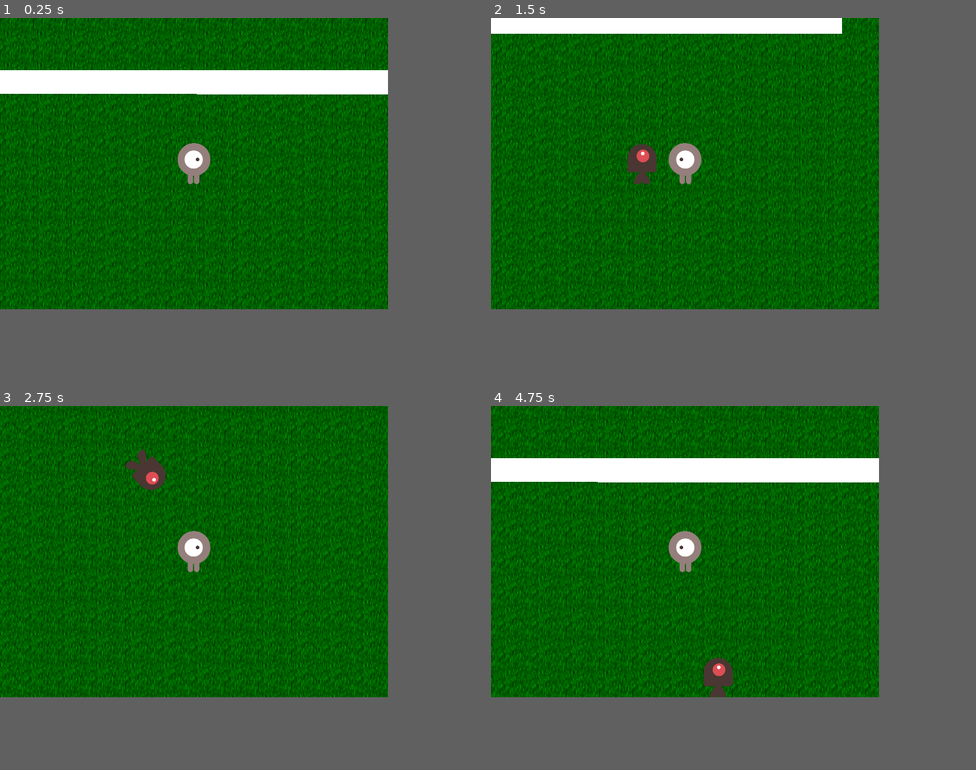
Above: before the commit, frames 1-4 (two rows, left to right).
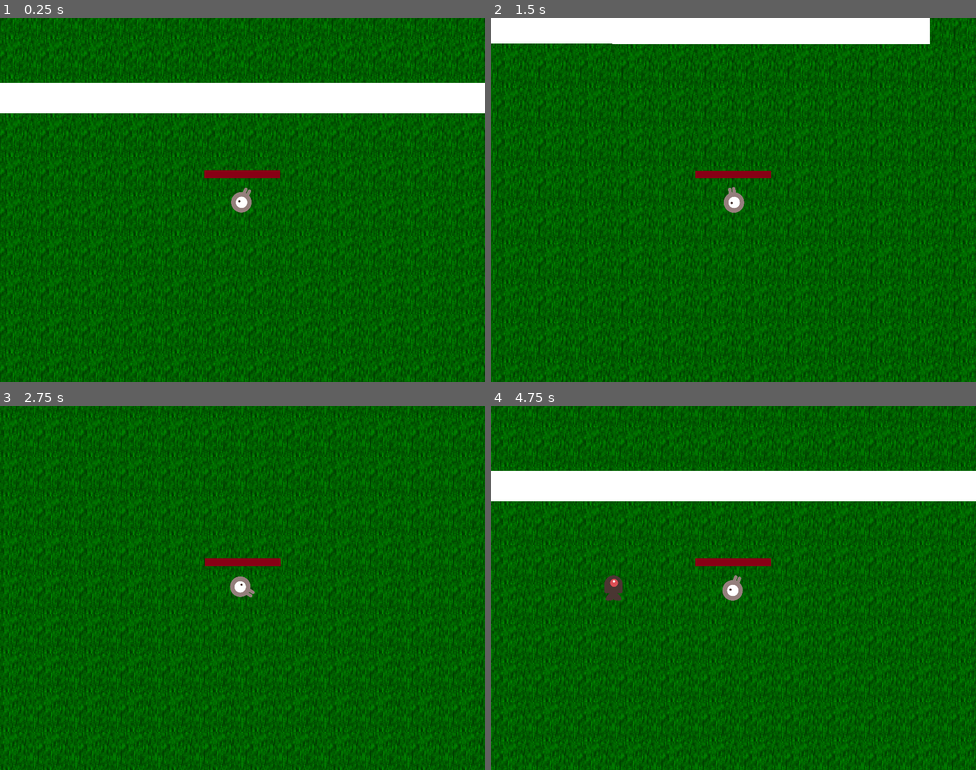
Above: after the commit, the same moments.

Repository: gunarp/psw-game-jam
Game: Godot game, scene res://scenes/maps/main.tscn
Two runs of this game, one before a commit and one after it. Both use one fixed random seed, a clock stepped at 60 frames per second and the inputs below.
Inputs (mouse positions are in pixels of both pictures, inside the frame that each line leads up to):
- Up to frame 1 (0.25 s): no input
- Up to frame 2 (1.5 s): tap Enter at 0.5 s; move the mouse to (772, 149) at 0.52 s; hold D (move_right) 0.53-1.28 s; move the mouse to (607, 178) at 1.27 s; hold S (move_down) from 1.28 s (still down)
- Up to frame 3 (2.75 s): move the mouse to (232, 486) at 2.02 s; release S (move_down) at 2.03 s; hold D (move_right) from 2.03 s (still down)
- Up to frame 4 (4.75 s): move the mouse to (665, 609) at 2.77 s; release D (move_right) at 2.78 s; hold W (move_up) 2.78-3.53 s; move the mouse to (801, 595) at 3.52 s; hold A (move_left) from 3.53 s (still down); move the mouse to (568, 507) at 4.27 s
The window is 640x480 before the commit and 800x600 after it. Grey fills any space a smaller window leaves; there, only what the larger window draws over its background counts as a difference.

The runs differ from the first frame. In frame 1, 31% of the frame differs, in the area x 0-100%, y 0-100%; in frame 2, 27%; in frame 3, 26%; in frame 4, 32%.

Commit message:
add health bar

Diff:
--- a/project.godot
+++ b/project.godot
@@ -19,7 +19,15 @@
 
 window/size/viewport_width=640
 window/size/viewport_height=480
+window/size/window_width_override=1280
+window/size/window_height_override=960
 window/stretch/mode="canvas_items"
+
+[file_customization]
+
+folder_colors={
+"res://resource/": "yellow"
+}
 
 [input]
 
--- a/scenes/enemies/enemy_mob.gd
+++ b/scenes/enemies/enemy_mob.gd
@@ -1,4 +1,9 @@
 extends RigidBody2D
+
+func custom_apply_scale(scale_mod: Vector2) -> void:
+	self.apply_scale(scale_mod)
+	$AnimatedSprite2D.apply_scale(scale_mod)
+	$CollisionShape2D.apply_scale(scale_mod)
 
 func _ready() -> void:
 	$AnimatedSprite2D.play()
--- a/scenes/maps/main.tscn
+++ b/scenes/maps/main.tscn
@@ -1,9 +1,10 @@
-[gd_scene load_steps=6 format=3 uid="uid://ct7vpkc07hvkt"]
+[gd_scene load_steps=7 format=3 uid="uid://ct7vpkc07hvkt"]
 
 [ext_resource type="Script" path="res://scenes/maps/main.gd" id="1_e7vnp"]
 [ext_resource type="PackedScene" uid="uid://o8hpxmhcss7m" path="res://scenes/player/player.tscn" id="3_lx56x"]
 [ext_resource type="Texture2D" uid="uid://c83e66cftrsgm" path="res://resource/crawl-tiles/dc-dngn/floor/grass/grass0.png" id="3_v2m08"]
 [ext_resource type="PackedScene" uid="uid://ckir6u1c1v46w" path="res://scenes/utils/MobSpawner.tscn" id="4_giy5d"]
+[ext_resource type="PackedScene" uid="uid://xohjhgf0dntr" path="res://scenes/enemies/enemy_mob.tscn" id="5_j7u6l"]
 
 [sub_resource type="RectangleShape2D" id="RectangleShape2D_gdno6"]
 size = Vector2(1259.5, 38)
@@ -21,8 +22,10 @@
 region_rect = Rect2(-2192, -1496, 4272, 3456)
 
 [node name="Camera2D" type="Camera2D" parent="."]
+scale = Vector2(0.5, 0.5)
 
 [node name="Player" parent="." instance=ExtResource("3_lx56x")]
+scale = Vector2(0.5, 0.5)
 
 [node name="RemoteTransform2D" type="RemoteTransform2D" parent="Player"]
 remote_path = NodePath("../../Camera2D")
@@ -44,3 +47,5 @@
 
 [node name="MobSpawner" parent="." instance=ExtResource("4_giy5d")]
 spawn_timeout = 1
+mob_to_spawn = ExtResource("5_j7u6l")
+mob_scale = Vector2(0.5, 0.5)
--- a/scenes/player/player.gd
+++ b/scenes/player/player.gd
@@ -1,27 +1,45 @@
 extends CharacterBody2D
-
-# TODO: Health bar
-@export var health: int = 100
 
 # TODO: make speed change with items
 var speed: int = 500
 
-var screen_size
+# !! This only works with the capsule shape currently used as a placeholder !!
+@onready var health_bar_offset: Vector2 = Vector2($Parameters/Health/HealthBar.max_value / 2, $HurtBox.shape.height / 2) + Vector2(0, 5)
 
-func _get_input():
-	# TODO: use joy_connection_changed event to add controller support
-	velocity = Input.get_vector("move_left", "move_right", "move_up", "move_down") * speed
+func _ready():
+	# Initialize Parameters
+	$Parameters/Health.health = 100
 
-func _physics_process(delta: float) -> void:
-	_get_input()
+func _physics_process(_delta: float) -> void:
+	move_and_slide()
 
-	if velocity.length() > 0:
+func _process(_delta: float) -> void:
+	# TODO: implement dynamic speed system
+	velocity = _get_movement_input() * speed
+	var direction = _get_direction_input()
+	rotation = direction.angle()
+
+	# TODO: use direction for aiming reticle rendering / functionality
+	_render_character(direction)
+	pass
+
+#region Rendering helpers
+func _render_character(direction: Vector2):
+	if self.velocity.length() > 0:
 		$AnimatedSprite2D.play()
 	else:
 		$AnimatedSprite2D.stop()
+	#$AnimatedSprite2D.flip_h = direction.x < 0
 
-	# TODO: Add aiming reticle for directed projectiles
-	var mouse_pos_from_center = get_viewport().get_mouse_position() - (get_viewport_rect().size / 2)
-	$AnimatedSprite2D.flip_h = mouse_pos_from_center.x < 0
+	$Parameters/Health/HealthBar.set_position(position - health_bar_offset)
+#endregion
 
-	move_and_slide()
+#region Input Helpers
+func _get_movement_input() -> Vector2:
+	# TODO: use joy_connection_changed event to add controller support
+	return Input.get_vector("move_left", "move_right", "move_up", "move_down")
+
+func _get_direction_input():
+	# TODO: gamepad support
+	return get_viewport().get_mouse_position() - (get_viewport_rect().size / 2)
+#endregion
--- a/scenes/player/player.tscn
+++ b/scenes/player/player.tscn
@@ -1,9 +1,11 @@
-[gd_scene load_steps=6 format=3 uid="uid://o8hpxmhcss7m"]
+[gd_scene load_steps=8 format=3 uid="uid://o8hpxmhcss7m"]
 
 [ext_resource type="Script" path="res://scenes/player/player.gd" id="1_fx8g5"]
 [ext_resource type="Texture2D" uid="uid://ctob5sq1c05bo" path="res://resource/player/playerGrey_walk1.png" id="1_r3v2o"]
 [ext_resource type="Shape2D" uid="uid://bbymik5wl8fdm" path="res://scenes/player/player-shape.tres" id="2_f6gb7"]
 [ext_resource type="Texture2D" uid="uid://balemcxfdpxn3" path="res://resource/player/playerGrey_walk2.png" id="2_m56i7"]
+[ext_resource type="PackedScene" uid="uid://c7ho68p0rqxul" path="res://scenes/utils/entity_health.tscn" id="5_jfhqk"]
+[ext_resource type="PackedScene" uid="uid://doso4hrh01chk" path="res://scenes/ui/hud/HealthBar.tscn" id="6_mp63m"]
 
 [sub_resource type="SpriteFrames" id="SpriteFrames_ffi2t"]
 animations = [{
@@ -25,18 +27,31 @@
 motion_mode = 1
 script = ExtResource("1_fx8g5")
 
+[node name="Parameters" type="Node" parent="."]
+
+[node name="Health" parent="Parameters" instance=ExtResource("5_jfhqk")]
+
+[node name="HealthBar" parent="Parameters/Health" node_paths=PackedStringArray("health") instance=ExtResource("6_mp63m")]
+value = 100.0
+health = NodePath("..")
+metadata/_edit_use_anchors_ = true
+
+[node name="Speed-todo" type="Node" parent="Parameters"]
+
+[node name="Experience-todo" type="Node" parent="Parameters"]
+
 [node name="AttackTimer" type="Timer" parent="."]
 
-[node name="Overlap" type="Area2D" parent="."]
+[node name="Area2D" type="Area2D" parent="."]
 collision_layer = 2
 collision_mask = 61
 
-[node name="CollisionShape2D" type="CollisionShape2D" parent="Overlap"]
+[node name="HurtBox-Intersect" type="CollisionShape2D" parent="Area2D"]
 shape = ExtResource("2_f6gb7")
 
 [node name="AnimatedSprite2D" type="AnimatedSprite2D" parent="."]
 scale = Vector2(0.5, 0.5)
 sprite_frames = SubResource("SpriteFrames_ffi2t")
 
-[node name="CollisionShape2D" type="CollisionShape2D" parent="."]
+[node name="HurtBox" type="CollisionShape2D" parent="."]
 shape = ExtResource("2_f6gb7")
--- /dev/null
+++ b/scenes/ui/hud/HealthBar.tscn
@@ -0,0 +1,13 @@
+[gd_scene load_steps=4 format=3 uid="uid://doso4hrh01chk"]
+
+[ext_resource type="Texture2D" uid="uid://by0dpehtjhc4f" path="res://resource/player/health_bar.png" id="1_fhbqq"]
+[ext_resource type="Script" path="res://scenes/ui/hud/health_bar.gd" id="2_kxwu2"]
+
+[sub_resource type="CompressedTexture2D" id="CompressedTexture2D_7mx1h"]
+
+[node name="HealthBar" type="TextureProgressBar"]
+value = 50.0
+fill_mode = 6
+texture_under = SubResource("CompressedTexture2D_7mx1h")
+texture_progress = ExtResource("1_fhbqq")
+script = ExtResource("2_kxwu2")
--- /dev/null
+++ b/scenes/ui/hud/health_bar.gd
@@ -0,0 +1,9 @@
+extends TextureProgressBar
+
+@export var health: EntityHealth
+
+func _ready() -> void:
+	value = health.health
+
+func _process(delta: float) -> void:
+	value = health.health
--- a/scenes/utils/MobSpawner.tscn
+++ b/scenes/utils/MobSpawner.tscn
@@ -1,11 +1,9 @@
-[gd_scene load_steps=3 format=3 uid="uid://ckir6u1c1v46w"]
+[gd_scene load_steps=2 format=3 uid="uid://ckir6u1c1v46w"]
 
 [ext_resource type="Script" path="res://scenes/utils/mob_spawner.gd" id="1_v1r03"]
-[ext_resource type="PackedScene" uid="uid://xohjhgf0dntr" path="res://scenes/enemies/enemy_mob.tscn" id="2_nffh3"]
 
-[node name="MobSpawner" type="Node2D"]
+[node name="MobSpawner" type="Node"]
 script = ExtResource("1_v1r03")
-mob_scene = ExtResource("2_nffh3")
 
 [node name="SpawnTimer" type="Timer" parent="."]
 
--- /dev/null
+++ b/scenes/utils/entity_health.gd
@@ -0,0 +1,17 @@
+extends Node
+
+class_name EntityHealth
+var max_health: int
+var health: int
+
+# This will most likely always be 0, but if
+# there are any abilities with execute then this could help
+var min_health: int = 0
+
+# This can also be used for healing
+func on_damaged(damage: int):
+	health = clamp(health - damage, min_health, max_health)
+
+	if health == min_health:
+		# TODO: emit death event if health reaches threshold
+		pass
--- /dev/null
+++ b/scenes/utils/entity_health.tscn
@@ -0,0 +1,6 @@
+[gd_scene load_steps=2 format=3 uid="uid://c7ho68p0rqxul"]
+
+[ext_resource type="Script" path="res://scenes/utils/entity_health.gd" id="1_gls34"]
+
+[node name="EntityHealth" type="Node"]
+script = ExtResource("1_gls34")
--- a/scenes/utils/mob_spawner.gd
+++ b/scenes/utils/mob_spawner.gd
@@ -1,7 +1,9 @@
-extends Node2D
+extends Node
 
 @export var spawn_timeout: int = 2
-@export var mob_scene: PackedScene
+@export var mob_to_spawn: PackedScene
+@export var mob_scale: Vector2 = Vector2(1.0, 1.0)
+@export var camera: Camera2D
 
 # Called when the node enters the scene tree for the first time.
 func _ready() -> void:
@@ -17,19 +19,20 @@
 func _on_spawn_timer_timeout() -> void:
 	print("spawn_timeout")
 	var enemy_spawn = _get_random_position()
-	var mob = mob_scene.instantiate()
+	var mob = mob_to_spawn.instantiate()
 
-	var direction = enemy_spawn - (get_viewport_rect().size / 2)
+	#var direction = enemy_spawn - (get_viewport_rect().size / 2)
 	var speed = Vector2(randf_range(-50.0, 50.0), 0)
 
 	mob.position = enemy_spawn
-	mob.linear_velocity = speed.rotated(direction.angle())
-
+	#mob.linear_velocity = speed.rotated(direction.angle())
+	mob.custom_apply_scale(mob_scale)
 	add_sibling(mob)
 
 
 func _get_random_position() -> Vector2:
 #	TODO: Change this to return a random position on one of the walls of the screen
-	var spawn_x = randf_range(get_viewport_rect().position.x, get_viewport_rect().end.x)
-	var spawn_y = randf_range(get_viewport_rect().position.y, get_viewport_rect().end.y)
-	return Vector2(spawn_x, spawn_y)
+	#var spawn_x = randf_range(get_viewport_rect().position.x, get_viewport_rect().end.x)
+	#var spawn_y = randf_range(get_viewport_rect().position.y, get_viewport_rect().end.y)
+	#return Vector2(spawn_x, spawn_y)
+	return Vector2(0, 0)
Not shown, changed: resource/crawl-tiles/README.txt
Binary file added: resource/player/health_bar.png
Not shown, added: resource/player/health_bar.png.import
